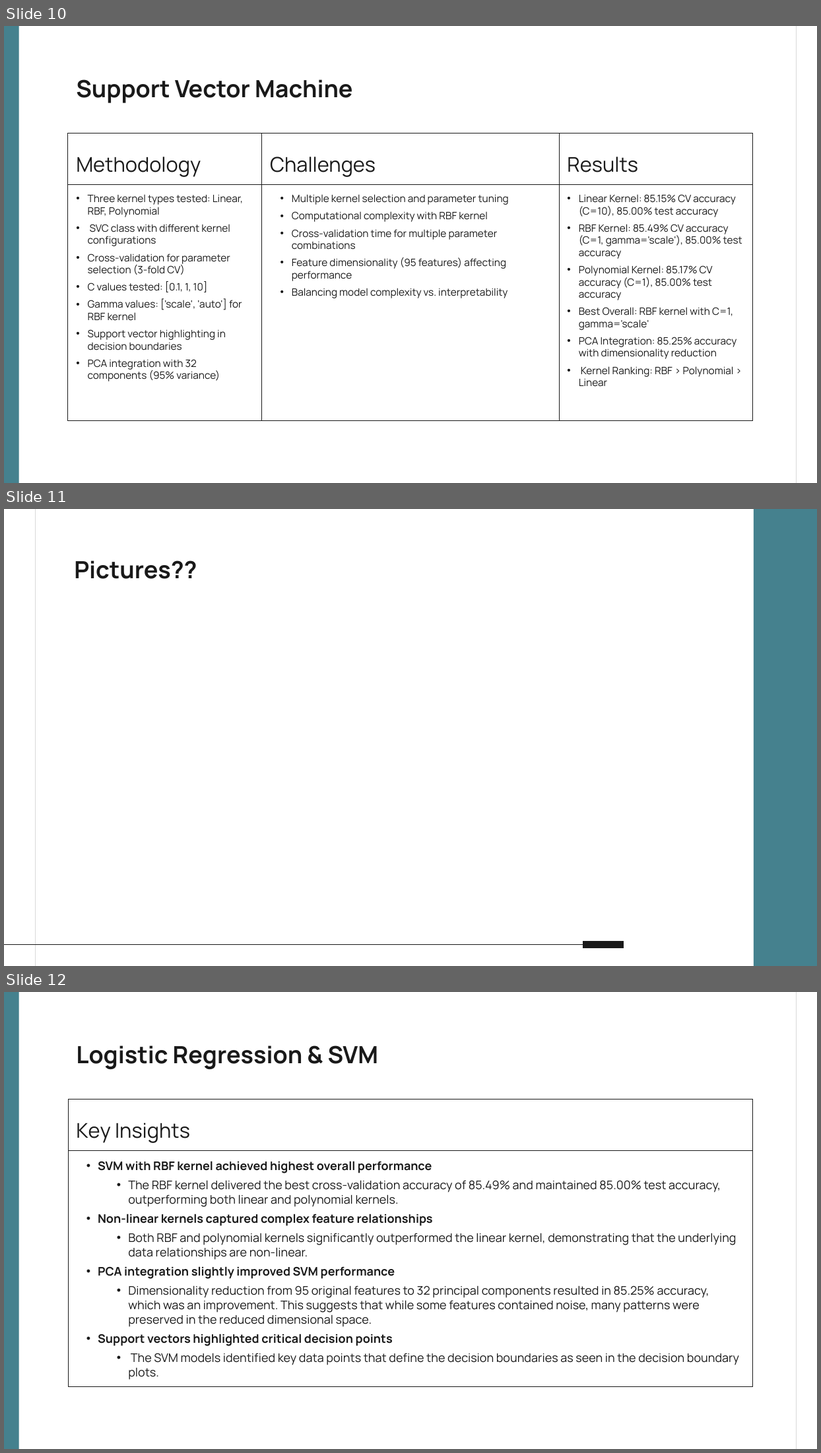
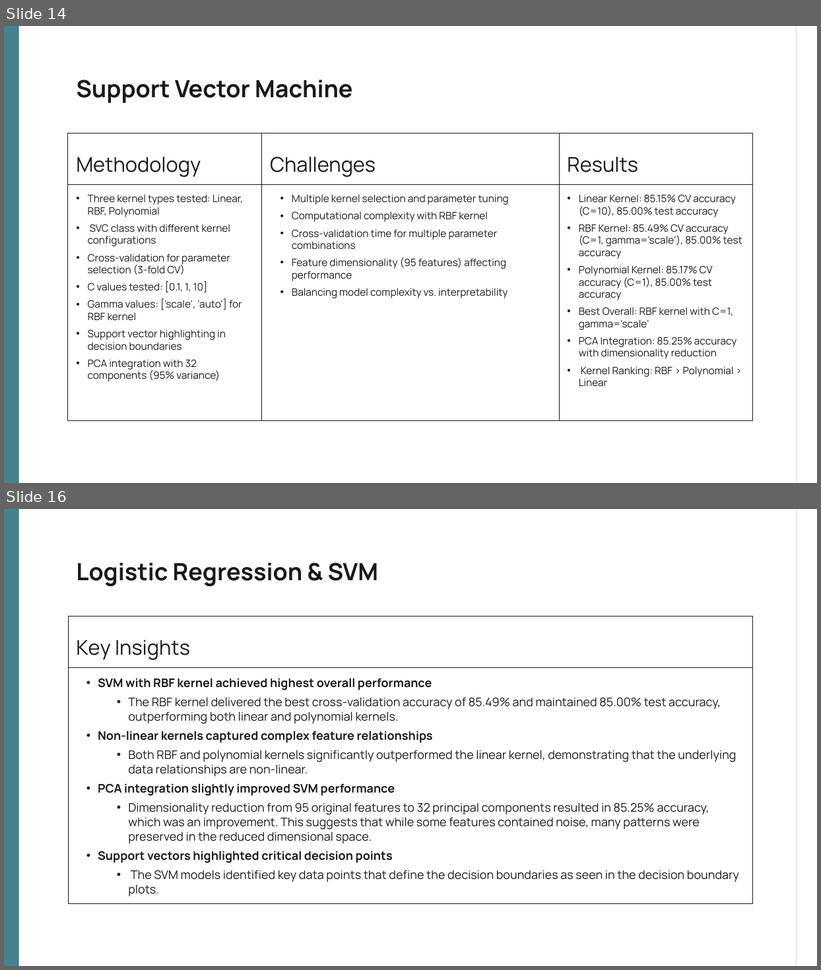
Before and after one commit to benmikeand/DASC41103_projects_team2, a slide deck: projects/project_1/results/Project_1_Presentation.pptx. Shown one above the other, each under a label of ours: slides 10, 11 and 12 before the commit, slides 14 and 16 after it; the slides between them are not shown. The pictures are 821x1453 and 821x970 pixels, drawn with LibreOffice and Linux fonts; fonts in the diff are those of the drawing. Boxes give left, top, right and bottom in pixels: in the first picture for what was removed or moved away, otherwise in the second. Text is boxed around its words. In the diff, an @@ line names an element or a change of style, - is before the commit and + after.

```diff
--- a/projects/project_1/results/Project_1_Presentation.pptx
+++ b/projects/project_1/results/Project_1_Presentation.pptx
@@ slide 11 removed at (4, 509, 817, 966), background #FFFFFF @@
@@ line removed from (35, 509) to (35, 966) @@
@@ rectangle removed at (754, 509, 817, 966) @@
@@ title removed at (74, 560, 197, 579) @@
-Pictures??
@@ line removed from (583, 945) to (4, 945) @@
@@ line removed from (624, 945) to (583, 945) @@
@@ what was slide 10 is now slide 14 @@
@@ what was slide 12 is now slide 16 @@
```
Also in this commit, not shown: 6 slides added, 1 other slide removed.
